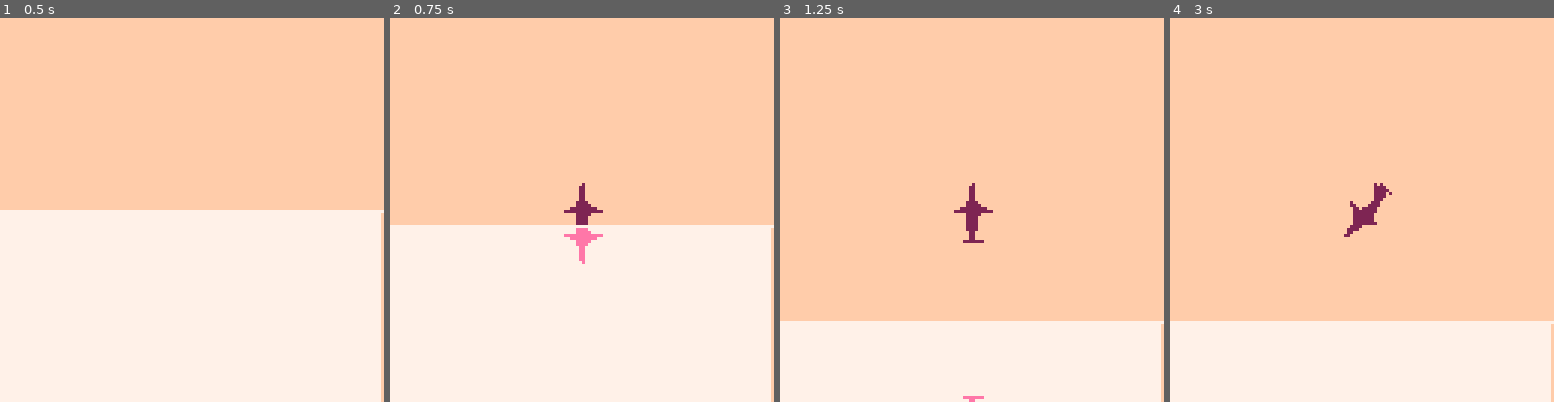
Above: before the commit, frames 1-4 (left to right).
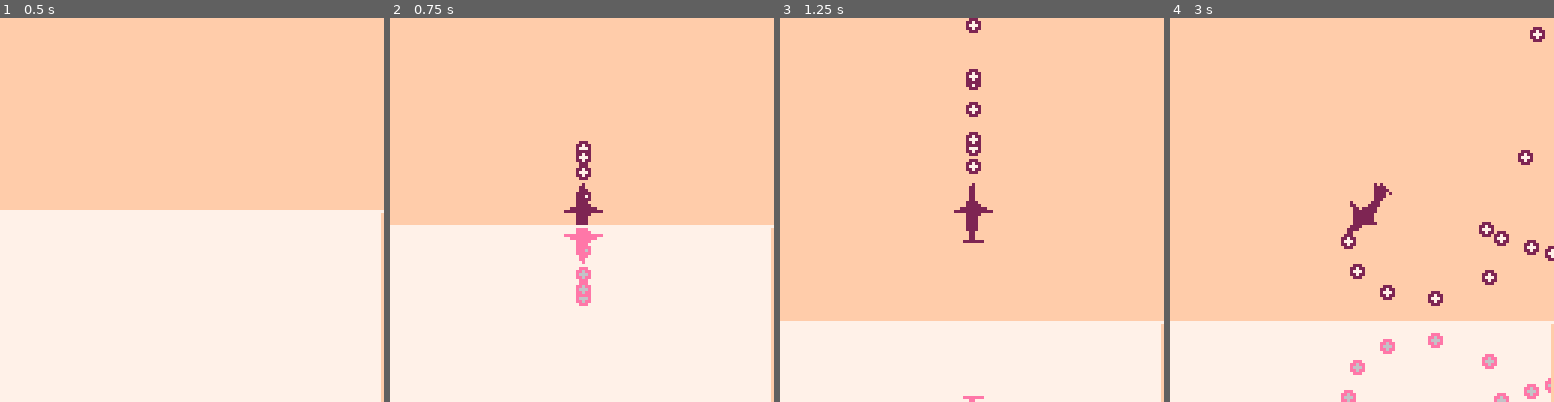
Above: after the commit, the same moments.

Repository: RobertCurry0216/pico-8
Game: PICO-8 cartridge games/picorausers/picorausers.p8
Two runs of this game, one before a commit and one after it. Both use one fixed random seed, a clock stepped at 60 frames per second and the inputs below.
Inputs:
- Up to frame 1 (0.5 s): tap X (X key) at 0.33 s
- Up to frame 2 (0.75 s): tap O (Z key) at 0.7 s
- Up to frame 3 (1.25 s): tap X (X key) at 1.07 s
- Up to frame 4 (3 s): hold Right 1.6-2.1 s; tap O (Z key) every 0.4 s from 1.7 to 2.9 s; tap X (X key) at 1.85, 2.97 s; hold Up 2.15-2.42 s; hold Right from 2.47 s (still down)

Frame 1 is identical in both runs. In frame 2, 0.8% of the frame differs, in the area x 48-53%, y 32-75%; in frame 3, 0.8%; in frame 4, 2.2%, in the area x 44-100%, y 2-100%.

Commit message:
bullets started

Diff:
--- /dev/null
+++ b/games/picorausers/bullets/base_bullet.lua
@@ -0,0 +1,21 @@
+base_bullet = class:extend()
+
+function base_bullet:new(p, h, t)
+  self.pos = p
+  self.heading = h
+  self.dead = false
+  timer:after(t, function() self:die() end)
+end
+
+function base_bullet:die()
+  self.dead = true
+end
+
+function base_bullet:update()
+  self.pos += self.heading
+end
+
+function base_bullet:draw()
+  circfill(self.pos.x, self.pos.y, 2, 2)
+  circfill(self.pos.x, self.pos.y, 1, 7)
+end
--- /dev/null
+++ b/games/picorausers/bullets/bullets.lua
@@ -0,0 +1,31 @@
+bullets = {}
+
+function bullets:update()
+	for i=#self,1,-1 do
+		local b = self[i]
+		b:update()
+
+		if b.dead then
+			deli(self, i)
+		end
+	end
+end
+
+function bullets:draw()
+	for b in all(self) do
+		b:draw()
+    if b.pos.x < 128 then
+      b.pos.x+=width
+      b:draw()
+      b.pos.x-=width
+    elseif width - b.pos.x < 128 then
+      b.pos.x-=width
+      b:draw()
+      b.pos.x+=width
+    end
+	end
+end
+
+function shoot(bullet, ...)
+  add(bullets, bullet(...))
+end
--- a/games/picorausers/lib/timer.lua
+++ b/games/picorausers/lib/timer.lua
@@ -1,5 +1,7 @@
 timer = {functions = {}}
 setmetatable(timer, {__index=timer})
+
+function _nothing_() end
 
 function update_timer_handle(handle)
 		-- handle: {
--- a/games/picorausers/main.lua
+++ b/games/picorausers/main.lua
@@ -19,6 +19,8 @@
 
 function _update()
   update_inputs()
+  timer:update()
+  bullets:update()
   particles:update()
   plr:update()
 end
@@ -35,6 +37,7 @@
   line(width,0,width,height, 11)
 
   camera(plr.pos.x-64, mid(plr.pos.y-64, 0, height - 128))
+  bullets:draw()
   particles:draw()
   plr:draw()
 
--- a/games/picorausers/picorausers.p8
+++ b/games/picorausers/picorausers.p8
@@ -16,6 +16,10 @@
 
 --classes
 #include particals.lua
+
+--bullets
+#include bullets/bullets.lua
+#include bullets/base_bullet.lua
 
 --player
 #include player/state_rotate.lua
--- a/games/picorausers/player/player.lua
+++ b/games/picorausers/player/player.lua
@@ -11,6 +11,11 @@
     state_water
   )
   self.sm.p = self
+
+  timer:every(3, function()
+    local a = self.heading:copy()
+    shoot(base_bullet, self.pos + self.heading*5, a*3 + self.momentum, 60)
+  end, 9999)
 end
 
 function player:update()
